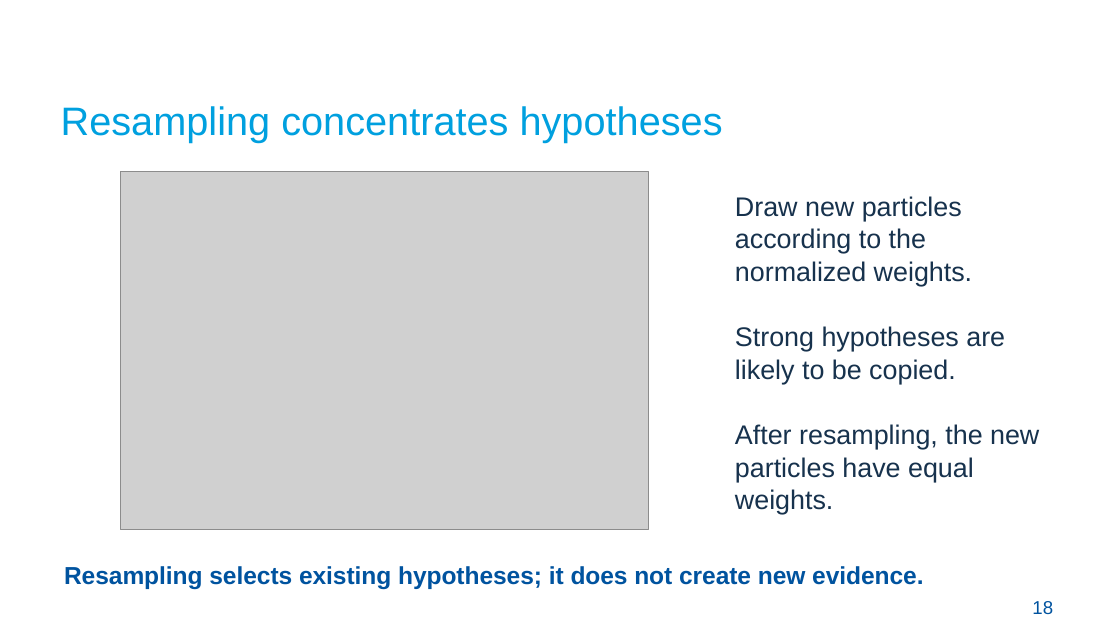
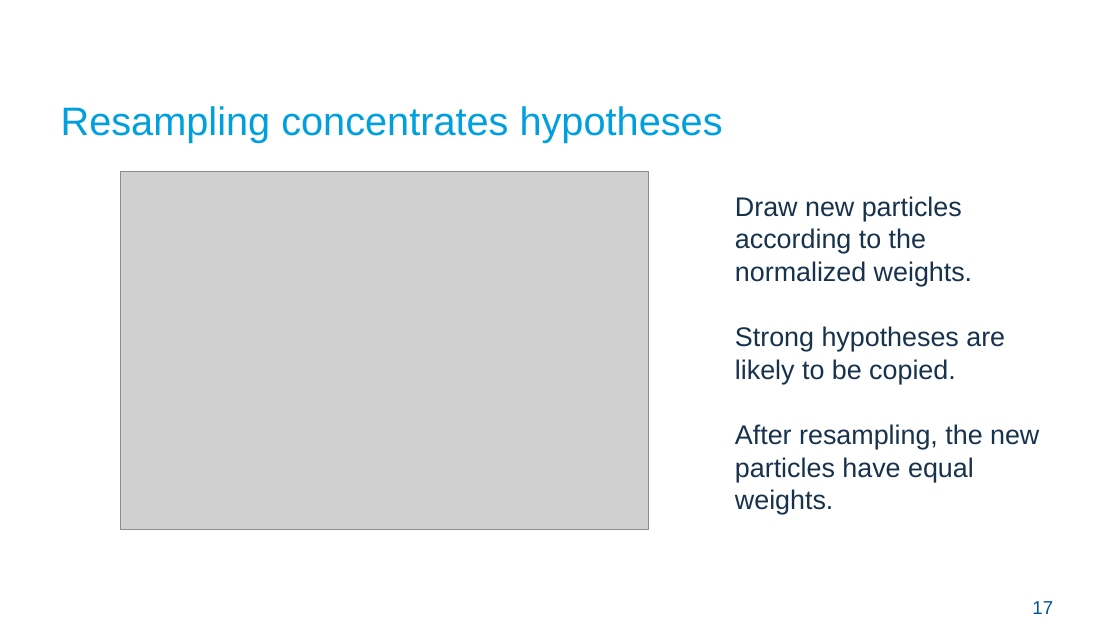
Before and after one commit to Croquembouche/Intro2AV-CourseContent, a slide deck: slide 17 of 2026/Presentations/Lecture 5 Localization for Autonomous Driving.pptx (slide 18 before the commit). Drawn at 1120x630 pixels with LibreOffice and Linux fonts; fonts in the diff are those of the drawing; grey boxes stand for pictures; background and template pictures are left out. Boxes give left, top, right and bottom in pixels: in the first picture for what was removed or moved away, otherwise in the second. Text is boxed around its words. In the diff, an @@ line names an element or a change of style, - is before the commit and + after.

```diff
--- a/2026/Presentations/Lecture 5 Localization for Autonomous Driving.pptx
+++ b/2026/Presentations/Lecture 5 Localization for Autonomous Driving.pptx
@@ text removed at [64,566,923,589] @@
-Resampling selects existing hypotheses; it does not create new evidence.
@@ text at [1032,601,1053,614]: text changed @@
-18
+17
```
Also in this commit, not shown: 21 other slides changed, 13 slides added, 9 slides removed, 8 other files.
